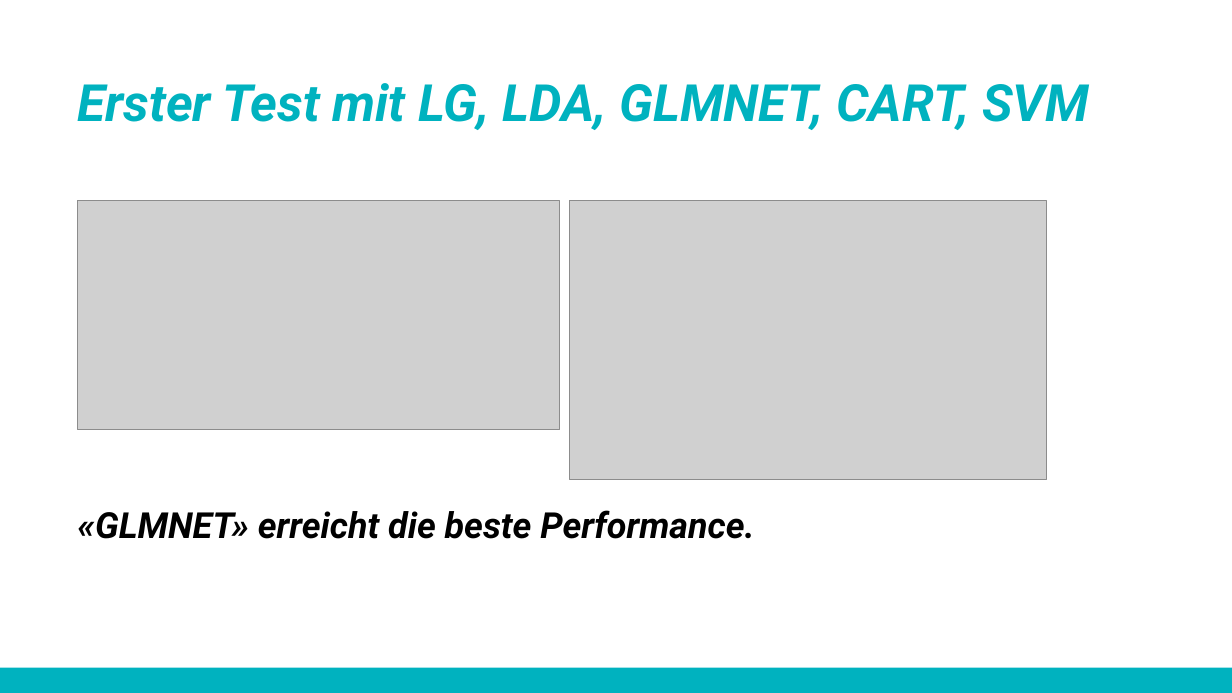
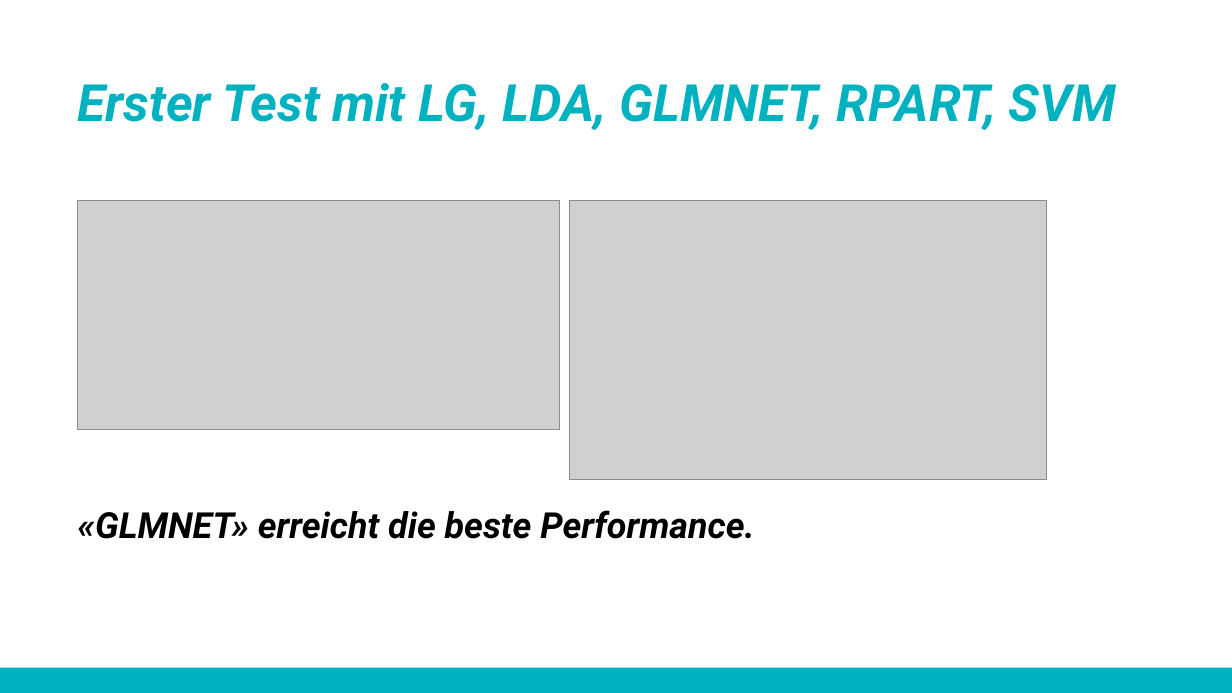
Before and after one commit to uwalcher/Fallstudie-blood-donation, a slide deck: slide 13 of Fallstudie final 1.pptx. Drawn at 1232x693 pixels with LibreOffice and Linux fonts; fonts in the diff are those of the drawing; grey boxes stand for pictures; background and template pictures are left out. Boxes give left, top, right and bottom in pixels: in the first picture for what was removed or moved away, otherwise in the second. Text is boxed around its words. In the diff, an @@ line names an element or a change of style, - is before the commit and + after.

Commit message:
RPART angepasst

```diff
--- a/Fallstudie final 1.pptx
+++ b/Fallstudie final 1.pptx
@@ title at <box>78,83,1116,130</box>: text changed @@
-Erster Test mit LG, LDA, GLMNET, CART, SVM
+Erster Test mit LG, LDA, GLMNET, RPART, SVM
```
Also in this commit, not shown: 3 other slides changed.
